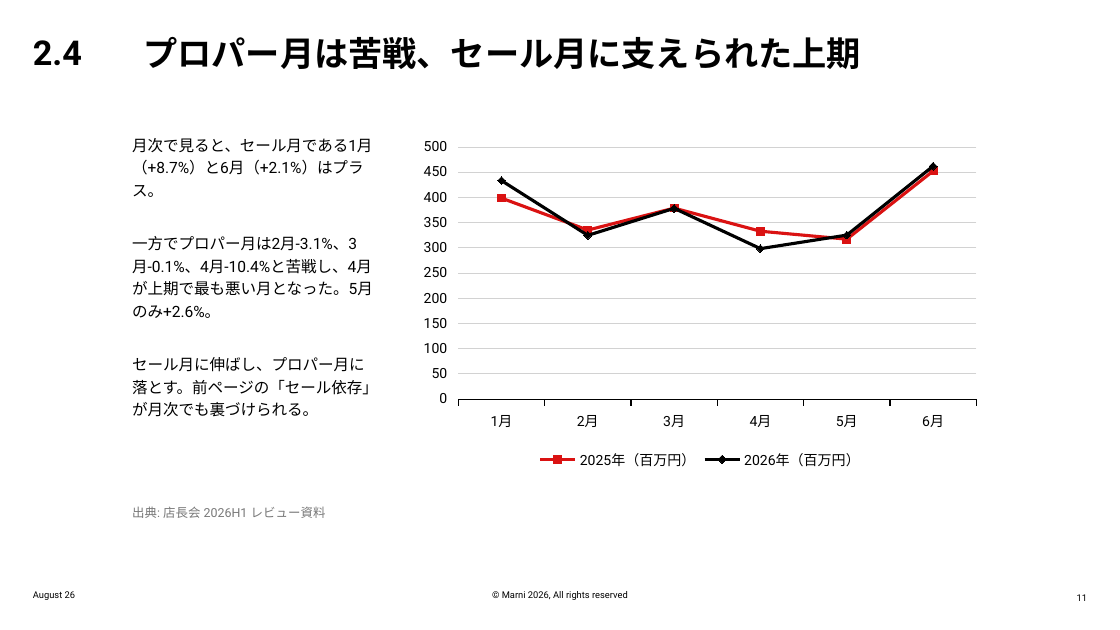
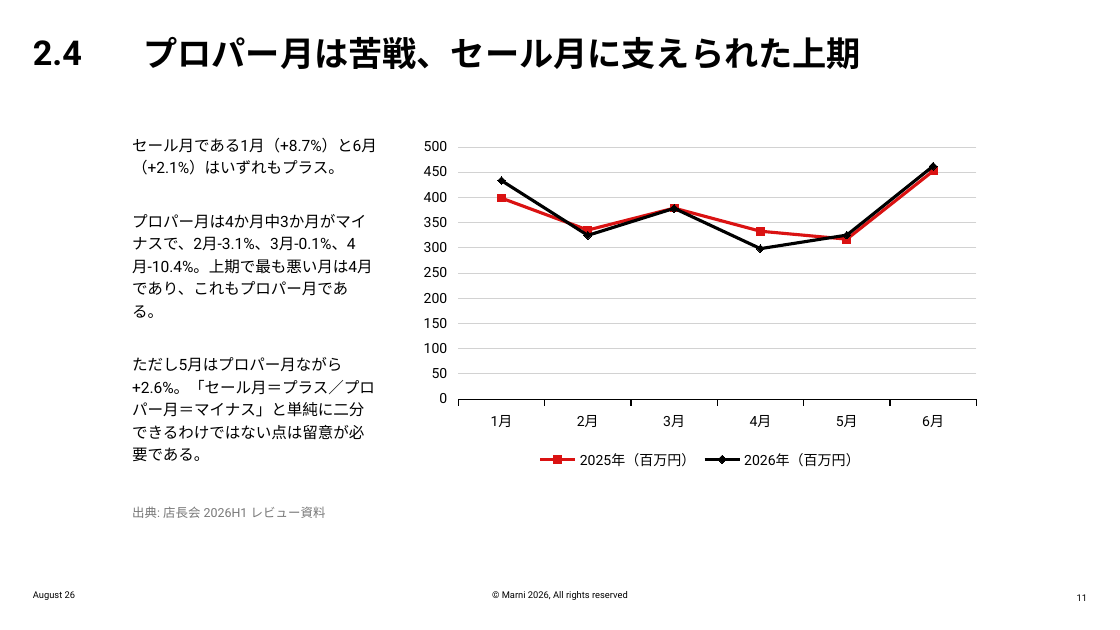
Before and after one commit to classicstyle74-sys/claude-code-workspace, a slide deck: slide 11 of deck/MARNI_2026H1_Sales_Review.pptx. Drawn at 1120x630 pixels with LibreOffice and Linux fonts; fonts in the diff are those of the drawing; background and template pictures are left out. Boxes give left, top, right and bottom in pixels: in the first picture for what was removed or moved away, otherwise in the second. Text is boxed around its words. In the diff, an @@ line names an element or a change of style, - is before the commit and + after.

```diff
--- a/deck/MARNI_2026H1_Sales_Review.pptx
+++ b/deck/MARNI_2026H1_Sales_Review.pptx
@@ text at [132, 138, 377, 461]: text changed @@
-月次で見ると、セール月である1月（+8.7%）と6月（+2.1%）はプラス。
-一方でプロパー月は2月-3.1%、3月-0.1%、4月-10.4%と苦戦し、4月が上期で最も悪い月となった。5月のみ+2.6%。
-セール月に伸ばし、プロパー月に落とす。前ページの「セール依存」が月次でも裏づけられる。
+セール月である1月（+8.7%）と6月（+2.1%）はいずれもプラス。
+プロパー月は4か月中3か月がマイナスで、2月-3.1%、3月-0.1%、4月-10.4%。上期で最も悪い月は4月であり、これもプロパー月である。
+ただし5月はプロパー月ながら+2.6%。「セール月＝プラス／プロパー月＝マイナス」と単純に二分できるわけではない点は留意が必要である。
```
Also in this commit, not shown: 6 other slides changed, 1 slide added, 1 other file.
